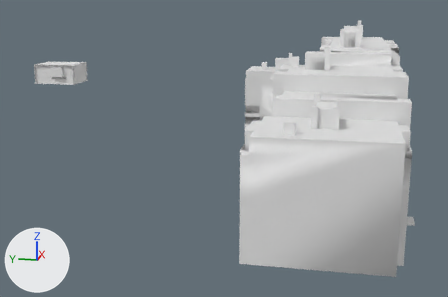
The FBX model Assets/Source/完美卧室/卧室/卧室啊.fbx: old version first, new version second.
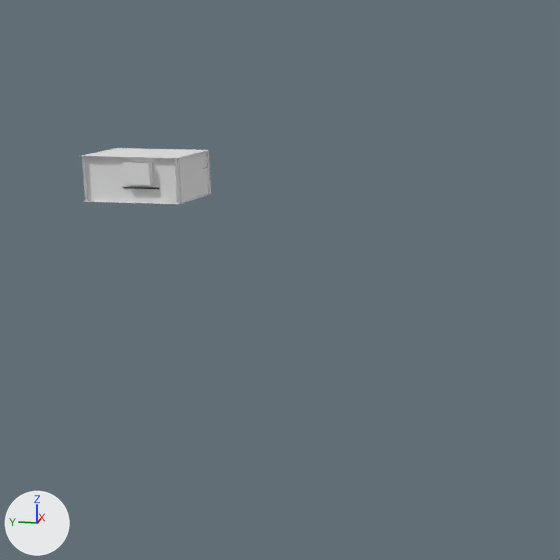
Old and new are each drawn whole from a 50 mm lens placed at (-88.2, -43.0, 20.2), pointed at (-3.0, -25.9, -1.1) and again close up on the part from 0% to 52% of the width and 0% to 78% of the height. Every picture has the same lights, and +X, +Y and +Z are marked at lower left. The first two pictures are the older version. Where no turn or scale is listed for an object, it has been applied to the vertices. Vertices at exactly the same position are counted once.

The scene before the commit, as lines of its bpy script (objects in view):
```python
ob_object_12 = bpy.data.objects.new('Object_12', me_object_10)
ob_object_12.location = (0.0, 0.0, 0.0)
ob_object_13 = bpy.data.objects.new('Object_13', me_object_11)
ob_object_13.location = (0.0, 0.0, 0.0)
ob_object_15 = bpy.data.objects.new('Object_15', me_object_13)
ob_object_15.location = (0.0, 0.0, 0.0)
ob_object_17 = bpy.data.objects.new('Object_17', me_object_15)
ob_object_17.location = (0.0, 0.0, 0.0)
ob_object_26 = bpy.data.objects.new('Object_26', me_object_24)
ob_object_26.location = (0.0, 0.0, 0.0)
ob_object_27 = bpy.data.objects.new('Object_27', me_object_25)
ob_object_27.location = (0.0, 0.0, 0.0)
ob_object_28 = bpy.data.objects.new('Object_28', me_object_26_001)
ob_object_28.location = (0.0, 0.0, 0.0)
ob_object_28.rotation_euler = (-1.571, 0.0, 0.0)  # degrees (-90, 0, 0)
ob_立方体 = bpy.data.objects.new('立方体', me_立方体)
ob_立方体.parent = ob_object_28
ob_立方体.location = (-2.683, -9.249, -0.806)
ob_立方体.rotation_euler = (1.571, 0.0, 0.0)  # degrees (90, 0, 0)
ob_立方体.scale = (-0.494, -0.867, -0.662)
```
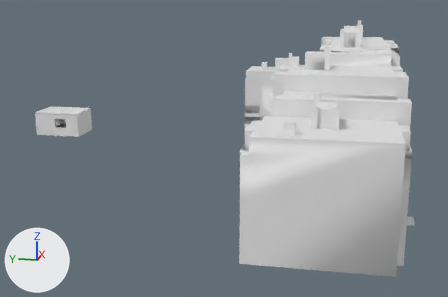
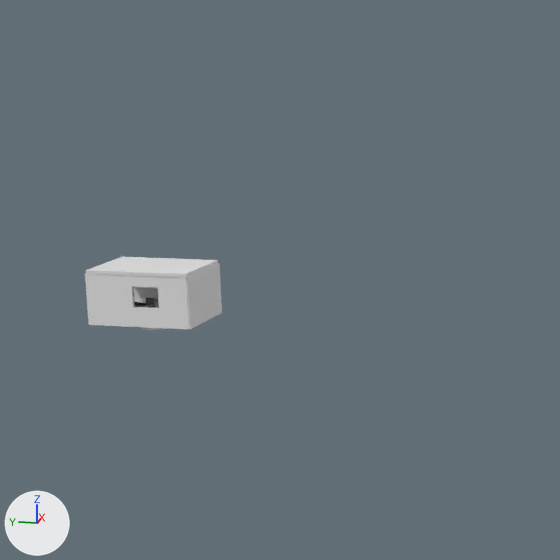
Not visible in the close-ups: 'Object_12', 'Object_14.001'.

What differs and where, as boxes [x1, y1, x2, y2] in the close-ups (560 x 560 px):
'立方体.008', added
    after: [85, 263, 222, 329]
'Object_28', deleted
    before: [82, 148, 211, 204]
'立方体.011', added
    after: [86, 257, 218, 277]
'Object_15', deleted
    before: [82, 148, 208, 158]
'立方体', deleted
    before: [122, 162, 153, 185]
'立方体.010', added
    after: [133, 287, 158, 306]
'Object_26', moved (not visible before)
    after: [146, 298, 159, 308]
'Object_17', moved (not visible afterwards)
    before: [84, 194, 210, 204]
'Object_13', deleted
    before: [123, 186, 160, 189]
'锥体', added
    after: [141, 297, 167, 330]
'Object_27', moved (not visible before)
    after: [134, 302, 146, 307]

Diff of the bpy script that builds the scene:
```diff
--- a/Assets/Source/完美卧室/卧室/卧室啊.fbx.py
+++ b/Assets/Source/完美卧室/卧室/卧室啊.fbx.py
@@ me_object_24 @@
-me_object_24.from_pydata(...)  # 1078 vertices, 1646 faces; spans x -2.967..-1.752, y -1.408..-0.167, z 8.402..9.06
+me_object_24.from_pydata(...)  # 1078 vertices, 1646 faces; spans x -0.7..0.516, y -0.56..0.681, z -0.149..0.509
+# me_object_24 part 3: the whole mesh is moved by (2.267, 0.847, -8.55)
 me_object_24.materials.append(mat_material_5)
@@ me_object_15 @@
-me_object_15.from_pydata(...)  # 4 vertices, 2 faces; spans x -2.99..1.92, y -3.45..2.96, z 7.45
+me_object_15.from_pydata(...)  # 4 vertices, 2 faces; spans x -2.45..2.45, y -3.21..3.21, z 0.0
+# me_object_15 part 2: the whole mesh is moved by (0.53, 0.25, -7.45)
 me_object_15.materials.append(mat_material_21)
@@ me_object_25 @@
-me_object_25.from_pydata(...)  # 843 vertices, 1254 faces; spans x -2.66..-0.16, y 0.35..2.35, z 7.44..8.67
+me_object_25.from_pydata(...)  # 843 vertices, 1254 faces; spans x -1.13..1.37, y -1.04..0.96, z -0.66..0.57
+# me_object_25 part 1: the whole mesh is moved by (1.54, -1.4, -8.1)
 me_object_25.materials.append(mat_material_3)
@@ me_立方体_010 @@
+me_立方体_010.from_pydata([(1.79, -3.67, -0.38), (1.79, -3.67, 2.93), (1.79, 3.01, -0.38), (1.79, 3.01, 2.93), (2.01, -3.67, -0.38), (2.01, -3.67, 2.93), (2.01, 3.01, -0.38), (2.01, 3.01, 2.93)], [], [(0, 1, 3, 2), (6, 7, 5, 4), (7, 3, 1, 5)])
@@ ob_立方体 @@
-ob_立方体 = bpy.data.objects.new('立方体', me_立方体)
@@ ob_object_28 @@
-ob_object_28 = bpy.data.objects.new('Object_28', me_object_26_001)
@@ ob_object_13 @@
-ob_object_13 = bpy.data.objects.new('Object_13', me_object_11)
@@ ob_object_12 @@
-ob_object_12 = bpy.data.objects.new('Object_12', me_object_10)
@@ ob_object_26 @@
 ob_object_26 = bpy.data.objects.new('Object_26', me_object_24)
-ob_object_26.location = (0.0, 0.0, 0.0)
+ob_object_26.location = (-2.27, -0.85, 0.83)
@@ ob_object_15 @@
-ob_object_15 = bpy.data.objects.new('Object_15', me_object_13)
@@ ob_object_17 @@
 ob_object_17 = bpy.data.objects.new('Object_17', me_object_15)
-ob_object_17.location = (0.0, 0.0, 0.0)
+ob_object_17.location = (-0.53, -0.25, -0.27)
@@ ob_object_27 @@
 ob_object_27 = bpy.data.objects.new('Object_27', me_object_25)
-ob_object_27.location = (0.0, 0.0, 0.0)
+ob_object_27.location = (-1.54, 1.4, 0.38)
@@ ob_立方体_008 @@
+ob_立方体_008 = bpy.data.objects.new('立方体.008', me_立方体_012)  # 40 vertices, 24 faces; spans x -3.0..2.01, y -3.68..3.17, z -0.38..2.93
+ob_立方体_008.location = (0.0, 0.0, 0.0)
@@ ob_立方体_010 @@
+ob_立方体_010 = bpy.data.objects.new('立方体.010', me_立方体_010)
+ob_立方体_010.location = (0.0, 0.0, 0.0)
@@ ob_立方体_011 @@
+ob_立方体_011 = bpy.data.objects.new('立方体.011', me_立方体_011)  # a box spanning x -2.57..2.42, y -3.55..3.14, z -0.16..0.06
+ob_立方体_011.location = (-0.47, -0.07, 3.08)
@@ ob_object_14_001 @@
+ob_object_14_001 = bpy.data.objects.new('Object_14.001', me_object_12_002)  # 2491 vertices, 3676 faces; spans x -0.331..0.353, y -0.268..0.285, z -0.051..0.198; in mat_material_24 (its picture is missing)
+ob_object_14_001.location = (-2.29, 0.06, 0.74)
@@ ob_锥体 @@
+ob_锥体 = bpy.data.objects.new('锥体', me_锥体)  # a 32-sided cone pointing to +z spanning x -1.0..1.0, y -1.0..1.0, z -1.0..1.0
+ob_锥体.location = (0.0, 0.0, 0.0)
```
